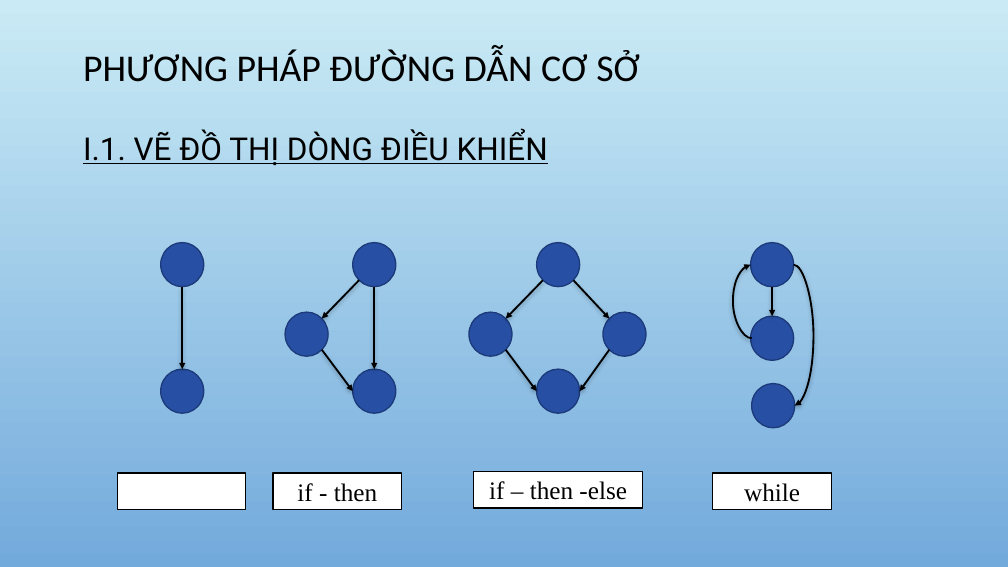
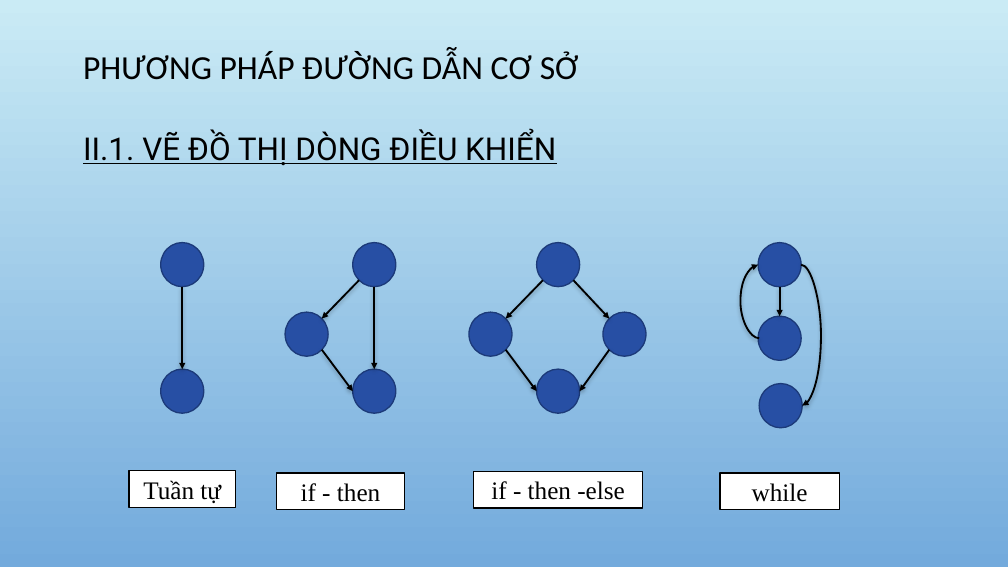
Before and after one commit to DoAnCNDD/CNDD, a slide deck: slide 5 of CNPM.pptx. Drawn at 1008x567 pixels with LibreOffice and Linux fonts; fonts in the diff are those of the drawing; background and template pictures are left out. Boxes give left, top, right and bottom in pixels: in the first picture for what was removed or moved away, otherwise in the second. Text is boxed around its words. In the diff, an @@ line names an element or a change of style, - is before the commit and + after.

Commit message:
FINAL

```diff
--- a/CNPM.pptx
+++ b/CNPM.pptx
@@ title "PHƯƠNG PHÁP ĐƯỜNG DẪN CƠ ..." at bbox=[83, 52, 579, 80]: size 36 to 32 pt @@
@@ text at bbox=[83, 132, 556, 166]: text changed @@
-I.1. VẼ ĐỒ THỊ DÒNG ĐIỀU KHIỂN
+II.1. VẼ ĐỒ THỊ DÒNG ĐIỀU KHIỂN
@@ 3 ellipses, 1 curved arrow: place and size @@
-3 ellipses, 1 curved arrow at bbox=[733, 243, 795, 428]
+3 ellipses, 1 curved arrow at bbox=[740, 243, 802, 428]
@@ 1 rectangle, 1 arrow, 1 curved arrow: place and size @@
-1 rectangle, 1 arrow, 1 curved arrow at bbox=[712, 265, 832, 510]
+1 rectangle, 1 arrow, 1 curved arrow at bbox=[720, 265, 839, 510]
@@ rectangle "Tuần tự": place and size @@
-rectangle "Tuần tự" at bbox=[117, 473, 246, 510]
+rectangle "Tuần tự" at bbox=[129, 471, 235, 507]
@@ text in rectangle at bbox=[143, 480, 221, 503]: text added @@
+Tuần tự
@@ text in rectangle at bbox=[491, 481, 624, 500]: text changed @@
-if – then -else
+if - then -else
```
Also in this commit, not shown: 4 other slides changed, 17 slides added.
